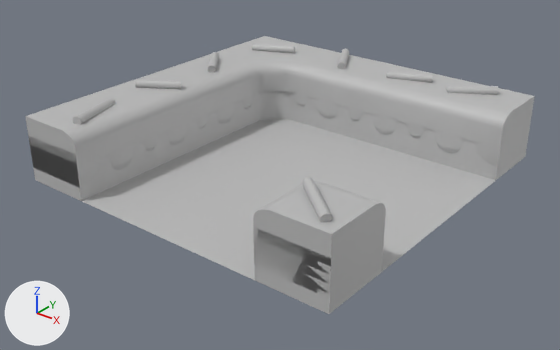
The FBX model Assets/3_Scena 3D/Meshes/Tiles/SM_Tile_Bend.fbx, before and after one commit.
Before and after are seen from a 50 mm camera at (0.1261, -0.0715, 0.0504) aimed at (0.0708, -0.0024, 0.0076). Lighting does not change. The marker at lower left points along +X, +Y and +Z. Where no turn or scale is listed for an object, it has been applied to the vertices.

Objects in the first picture: 'SM_Tile_Bend1', 'SM_Tile_Bend2'.
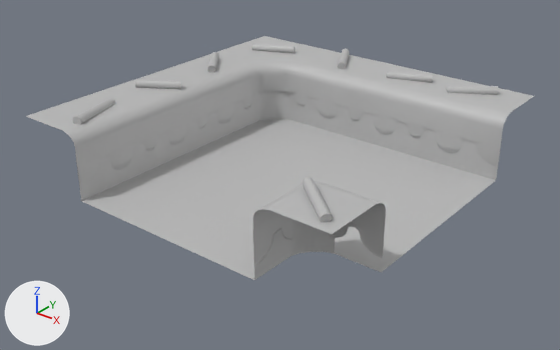
Where the newer file only moved an object's origin or applied its transform, the numbers keep the older frame.

Where the change shows, as pixel boxes [x1, y1, x2, y2] in the pictures (560 x 350 px):
'SM_Tile_Bend2', reshaped (15% narrower, 12% shorter)
    before: [28, 43, 532, 314]
    after: [73, 43, 502, 280]
'SM_Tile_Bend1', reshaped (12% shorter)
    before: [25, 36, 534, 299]
    after: [26, 36, 534, 266]
part 1 of me_mesh_001, deleted
    before: [254, 220, 385, 314]
part 2 of me_mesh_001, deleted
    before: [28, 114, 532, 201]
part 3 of me_mesh, deleted
    before: [25, 97, 534, 187]
part 4 of me_mesh, deleted
    before: [253, 203, 386, 299]

The change, as a list of edits to the scene's bpy script:
```text
Change me_mesh_001:
    where me_mesh_001.from_pydata(...)  # 180 vertices, 216 faces; spans x -0.0225..0.0225, y -0.0225..0.0225, z -0.0011..0.0086
    used by ob_sm_tile_bend2; location = (0.07021, 0.00002, 0.0086)
    verts and faces of me_mesh_001; kept vertices keep their numbers, new ones are numbered from 180
    before: 0 (0.0135, -0.0225, -0.0011) at pixel (254, 280), 1 (0.0135, -0.0225, 0.005) at pixel (253, 226), 10 (0.0225, -0.0135, -0.0011) at pixel (381, 272), 11 (0.0225, -0.0135, 0.005) at pixel (384, 219), 12 (0.0225, -0.0225, 0.005) at pixel (331, 258)
    before: 13 (0.0225, -0.0225, -0.0011) at pixel (329, 314), 159 (0.0167, -0.0135, -0.0011), 160 (0.0167, -0.0135, 0.005)
    before: 2 (-0.0225, 0.0225, -0.0011), 3 (-0.0225, -0.0225, -0.0011) at pixel (35, 180), 4 (-0.0225, 0.0225, 0.005), 5 (-0.0225, -0.0225, 0.005) at pixel (28, 135), 6 (-0.0134, -0.0225, 0.005) at pixel (75, 154)
    before: 7 (0.0225, 0.0225, -0.0011) at pixel (525, 156), 8 (0.0225, 0.0225, 0.005) at pixel (531, 114), 9 (0.0225, 0.0134, 0.005) at pixel (502, 135), 175 (-0.0134, -0.0225, -0.0011) at pixel (81, 201), 177 (0.0225, 0.0134, -0.0011) at pixel (496, 180)
    me_mesh_001 part 1
    add delete_vertices([11, 12, 13])  # with the faces that use them
    me_mesh_001 part 2
    add delete_vertices([*range(2, 6), 7, 8])  # with the faces that use them
Change me_mesh:
    used by ob_sm_tile_bend1; location = (0.07023, 0.0, 0.01264)
    remove me_mesh.from_pydata(...)  # 859 vertices, 883 faces; spans x -0.0225..0.0225, y -0.0225..0.0225, z -0.0034..0.0034
    add me_mesh.from_pydata(...)  # 616 vertices, 624 faces; spans x -0.0225..0.0225, y -0.0225..0.0225, z -0.0034..0.0034
    me_mesh part 3
    203 vertices are removed from x -0.0225..0.0225, y -0.0225..0.0225, z -0.0034..0.0018
    211 faces are deleted
    me_mesh part 4
    40 vertices are removed from x 0.0139..0.0225, y -0.0225..-0.0139, z -0.0034..0.0018
    48 faces are deleted
```
